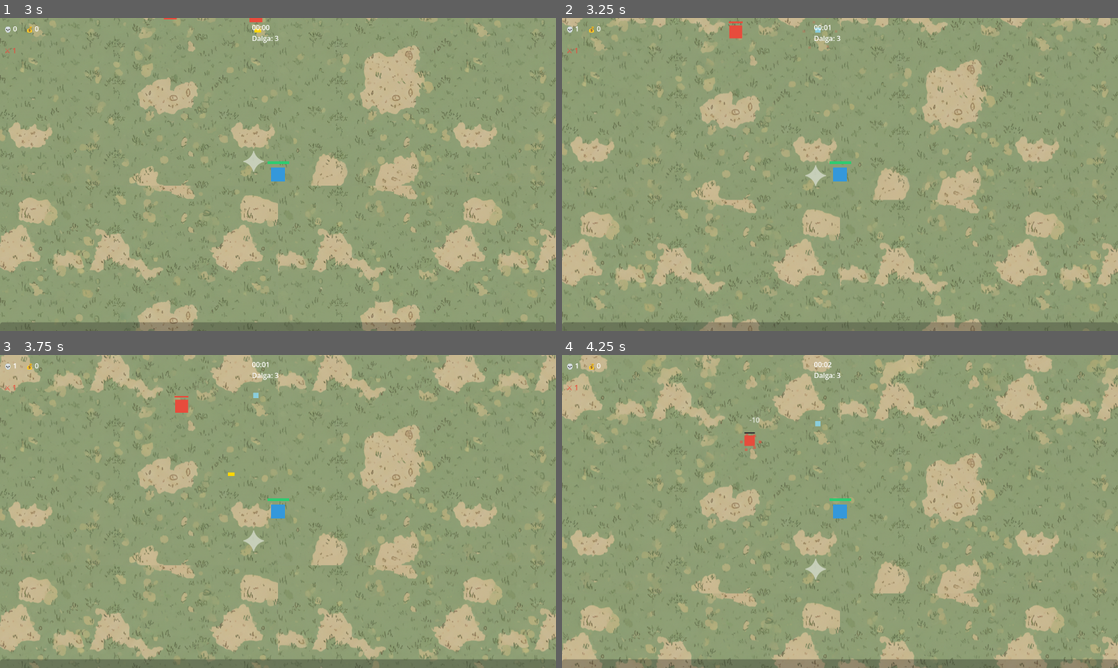
Above: before the commit, frames 1-4 (two rows, left to right).
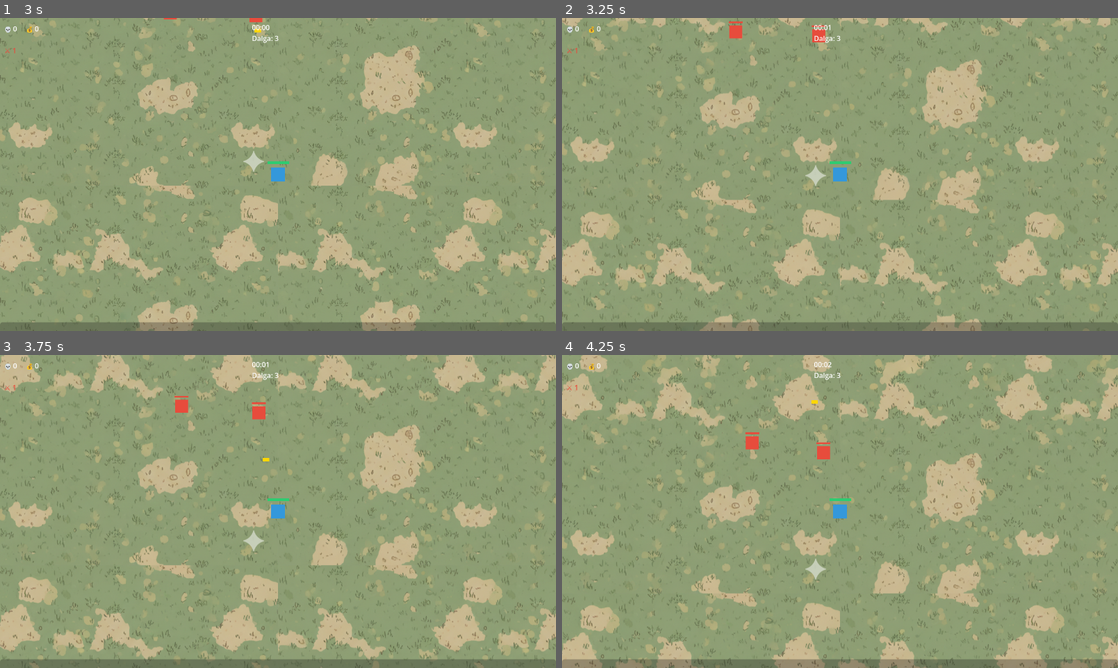
Above: after the commit, the same moments.

Repository: jegy911/survivors-clone
Game: Godot game, scene res://ui/main_menu.tscn
Two runs of this game, one before a commit and one after it. Both use one fixed random seed, a clock stepped at 60 frames per second and the inputs below.
Inputs:
- Up to frame 1 (3 s): click "▶ OYNA" at 0.5 s; click "Seç" at 1.25 s; click "▶ Oyna" at 2 s; tap Enter at 2.75 s; hold Up (ui_up) from 2.78 s (still down)
- Up to frame 2 (3.25 s): keep holding Up (ui_up)
- Up to frame 3 (3.75 s): keep holding Up (ui_up)
- Up to frame 4 (4.25 s): keep holding Up (ui_up)

Frame 1 is identical in both runs. In frame 2, 0.1% of the frame differs, in the area x 2-48%, y 2-8%; in frame 3, 0.2%; in frame 4, 0.3%, in the area x 2-49%, y 2-34%.

Commit message:
Update bullet.gd

Diff:
--- a/projectiles/bullet.gd
+++ b/projectiles/bullet.gd
@@ -20,13 +20,13 @@
 		ObjectPool.return_object(self)
 		return
 
-	var areas = get_overlapping_areas()
-	for area in areas:
-		if area.has_method("take_damage"):
-			if not area.is_in_group("player"):
-				area.take_damage(damage)
+	var bodies = get_overlapping_bodies()
+	for body in bodies:
+		if body.has_method("take_damage"):
+			if not body.is_in_group("player"):
+				body.take_damage(damage)
 				if player:
-					EventBus.on_damage_dealt.emit(player, area, damage)
+					EventBus.on_damage_dealt.emit(player, body, damage)
 				ObjectPool.return_object(self)
 				return
 
